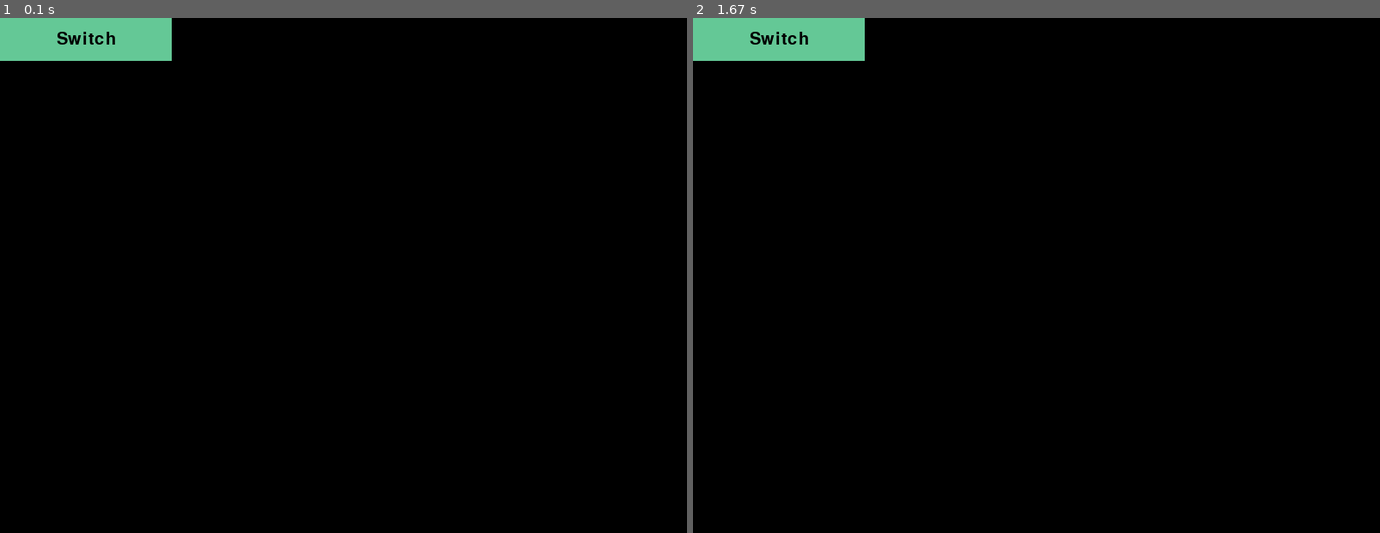
Above: before the commit, frames 1-2 (left to right).
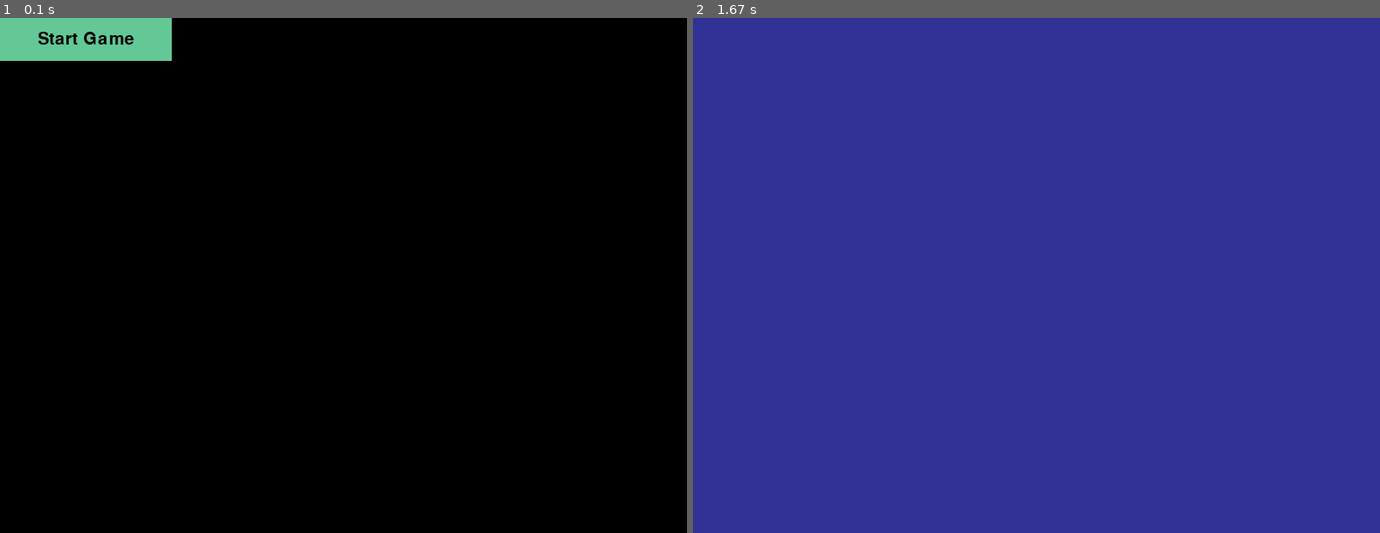
Above: after the commit, the same moments.

Repository: VincentPauley/pygame-hot-rope
Game: pygame game, started from src/main.py
Two runs of this game, one before a commit and one after it. Both use one fixed random seed, a clock stepped at 60 frames per second and the inputs below.
Inputs (mouse positions are in pixels of both pictures, inside the frame that each line leads up to):
- Up to frame 1 (0.1 s): no input
- Up to frame 2 (1.67 s): click (775, 38) at 0.38 s, where only the run after the commit has a clickable "Start Game"

The runs differ from the first frame. In frame 1, 0.2% of the frame differs, in the area x 5-20%, y 2-6%; in frame 2, 100%, in the area x 0-100%, y 0-100%.

Commit message:
feat: able to configure and change scenes dynamically

Diff:
--- a/src/classes/scene.py
+++ b/src/classes/scene.py
@@ -1,6 +1,12 @@
 import pygame
 
-from .button import Button
+# needs
+
+"""
+Ok the button is being hard-coded within the init block of the function. Instead
+I want to pass a class "Entity" that for now must have draw function. Entity of
+a scene is an array and the scene is repsonsible for
+"""
 
 
 class Scene:
@@ -17,18 +23,15 @@
 
         self.screen = scene_params["screen"]
 
+        if scene_params["entities"] is None:
+            raise ValueError("A scene must provide entities in order to be valid")
+
+        self.entities = scene_params["entities"]
+
         if "bg_color" in scene_params:
             self.bg_color = scene_params["bg_color"]
         else:
             self.bg_color = (0, 0, 0)
-
-        # in future the scene should register buttons dynamically
-        self.start_button = Button(
-            "Switch", self.switch_to_scene
-        )  # need an on_click method that can call another scene
-
-    def switch_to_scene(self):
-        print("Switch to scene was called")
 
     def _start_loop(self):
         while self.active:
@@ -37,14 +40,16 @@
                     self.active = False
                     pygame.quit()
                     return
+                # note: probably want to instead just pass events down to scene controllers rather
+                # than try to manage specific entity types here.
                 if event.type == pygame.MOUSEBUTTONDOWN:
-                    self.start_button.detect_click(event)
-                    # pass event to any buttons registered in scene...
+                    for i in self.entities:
+                        i.detect_click(event)  # < not all entities will have this
 
-            # use provided background color or default to black
             self.screen.fill(self.bg_color)
 
-            self.start_button.draw(self.screen)
+            for i in self.entities:
+                i.draw(self.screen)
 
             pygame.display.flip()
 
--- a/src/main.py
+++ b/src/main.py
@@ -1,5 +1,6 @@
 import pygame
 
+from classes.button import Button
 from classes.scene import Scene
 from config import config
 
@@ -24,8 +25,20 @@
         self.scene_keys.append(key)
 
 
-main_menu = Scene({"screen": screen})
-game = Scene({"screen": screen, "bg_color": (50, 50, 150)})
+# last key piece is to be able to pass in the content of a scene and have it all
+# rendered by the same loop - start with the button
+
+
+def test_method():
+    print("test_method hit")
+    scene_manager.scenes["game"].activate()
+
+
+# NOTE:
+# could be that the content of a scene is just a function that gets called every
+# iteration and receives delta?
+main_menu = Scene({"screen": screen, "entities": [Button("Start Game", test_method)]})
+game = Scene({"screen": screen, "entities": [], "bg_color": (50, 50, 150)})
 
 scene_manager = SceneManager()
 
